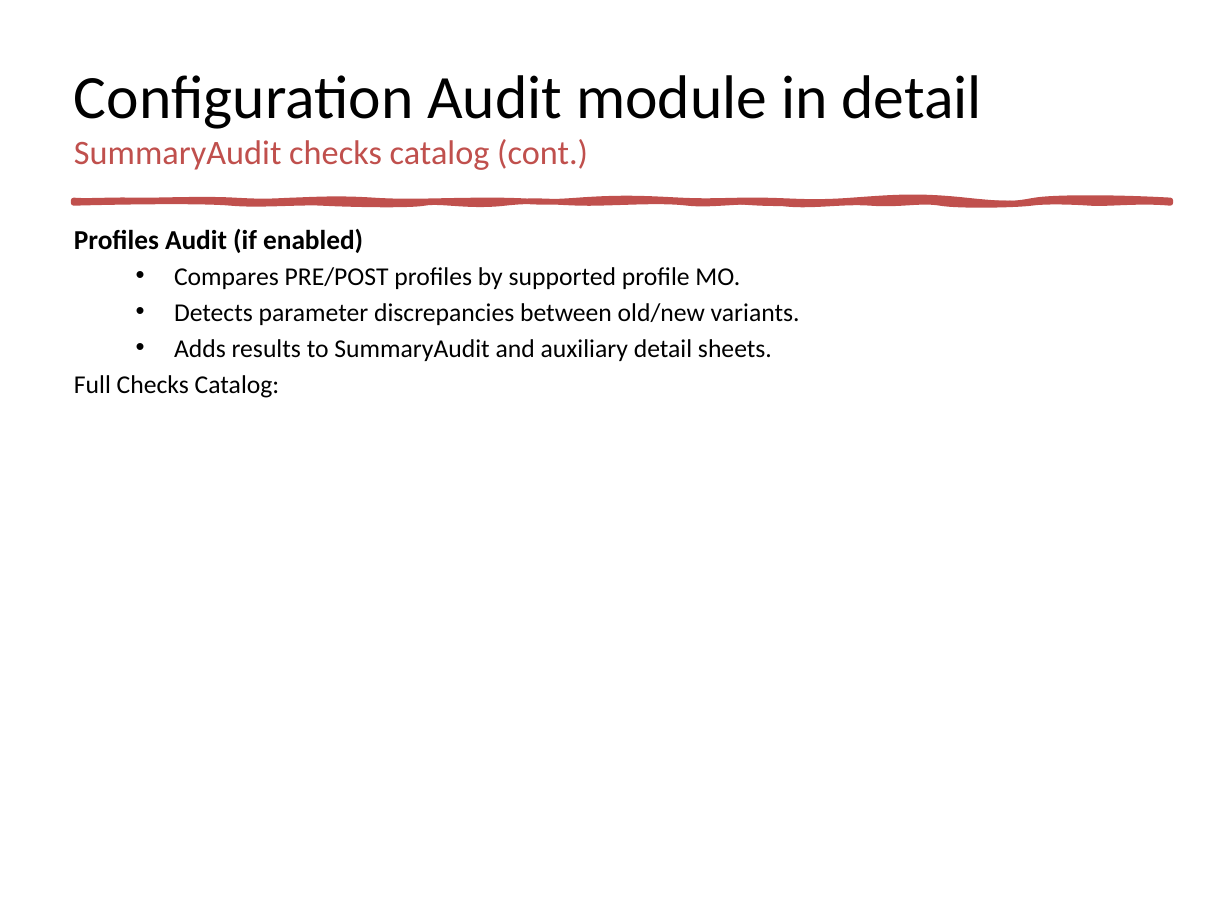
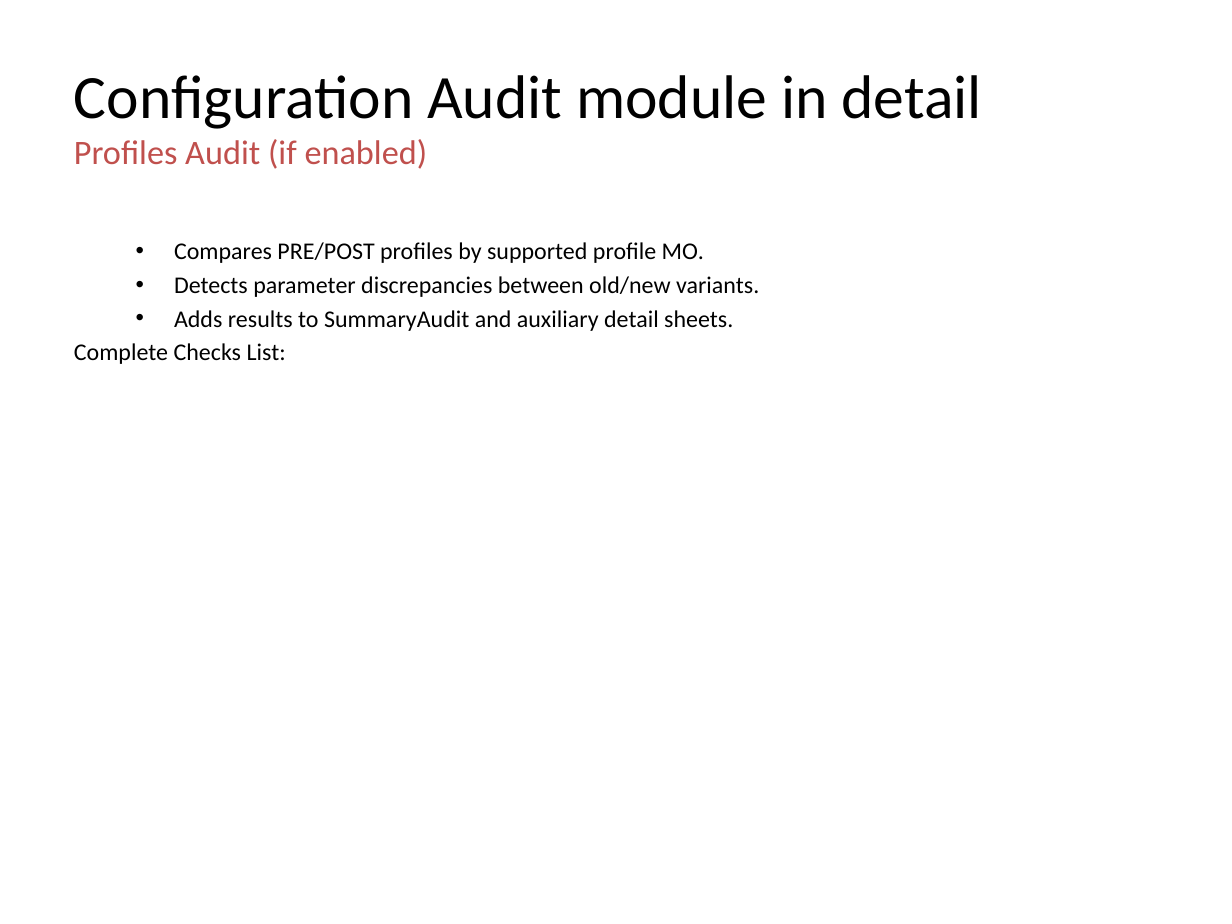
Before and after one commit to jaimetur/SSB_RetuningAutomations, a slide deck: slide 32 of help/User-Guide-SSB-Retuning-Automations-v0.7.4.pptx (slide 30 before the commit). Drawn at 1232x924 pixels with LibreOffice and Linux fonts; fonts in the diff are those of the drawing; background and template pictures are left out. Boxes give left, top, right and bottom in pixels: in the first picture for what was removed or moved away, otherwise in the second. Text is boxed around its words. In the diff, an @@ line names an element or a change of style, - is before the commit and + after.

Commit message:
Updated Technical User Guides to include the Check catalog of SummaryAudit table (with tips)

```diff
--- a/help/User-Guide-SSB-Retuning-Automations-v0.7.4.pptx
+++ b/help/User-Guide-SSB-Retuning-Automations-v0.7.4.pptx
@@ title at (x1=74, y1=139, x2=428, y2=169): text changed @@
-SummaryAudit checks catalog (cont.)
+Profiles Audit (if enabled)
@@ freeform shape removed at (x1=74, y1=201, x2=1170, y2=203) @@
@@ text "Compares PRE/POST profiles by supported ..." moved from (x1=74, y1=229, x2=800, y2=398) to (x1=74, y1=242, x2=759, y2=364) @@
@@ text at (x1=74, y1=229, x2=363, y2=253): paragraph removed @@
-Profiles Audit (if enabled)
@@ text at (x1=174, y1=242, x2=759, y2=331): size 15 to 14 pt in "Compares PRE/POST profiles by supported profile MO.", "Detects parameter discrepancies between old/new variants.", "Adds results to SummaryAudit and auxiliary detail ..." @@
@@ text at (x1=74, y1=343, x2=286, y2=364): text changed; size 15 to 14 pt @@
-Full Checks Catalog:
+Complete Checks List:
```
Also in this commit, not shown: 46 other slides changed, 5 slides added, 1 slide removed, 6 other files.
